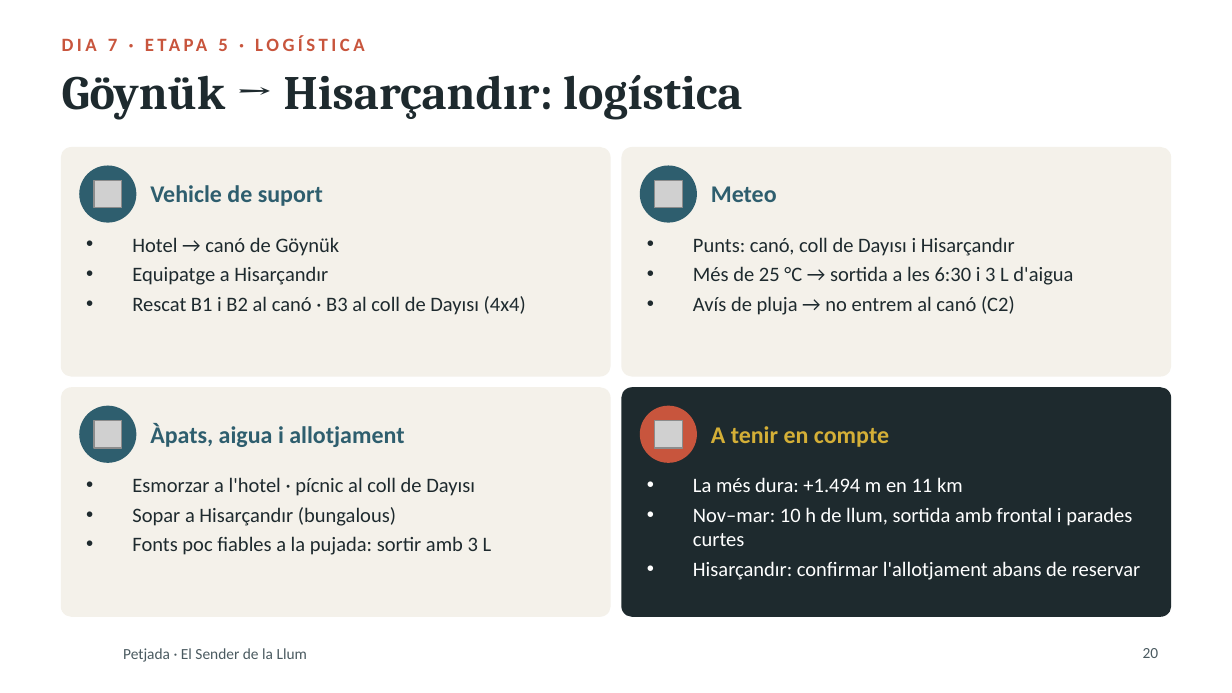
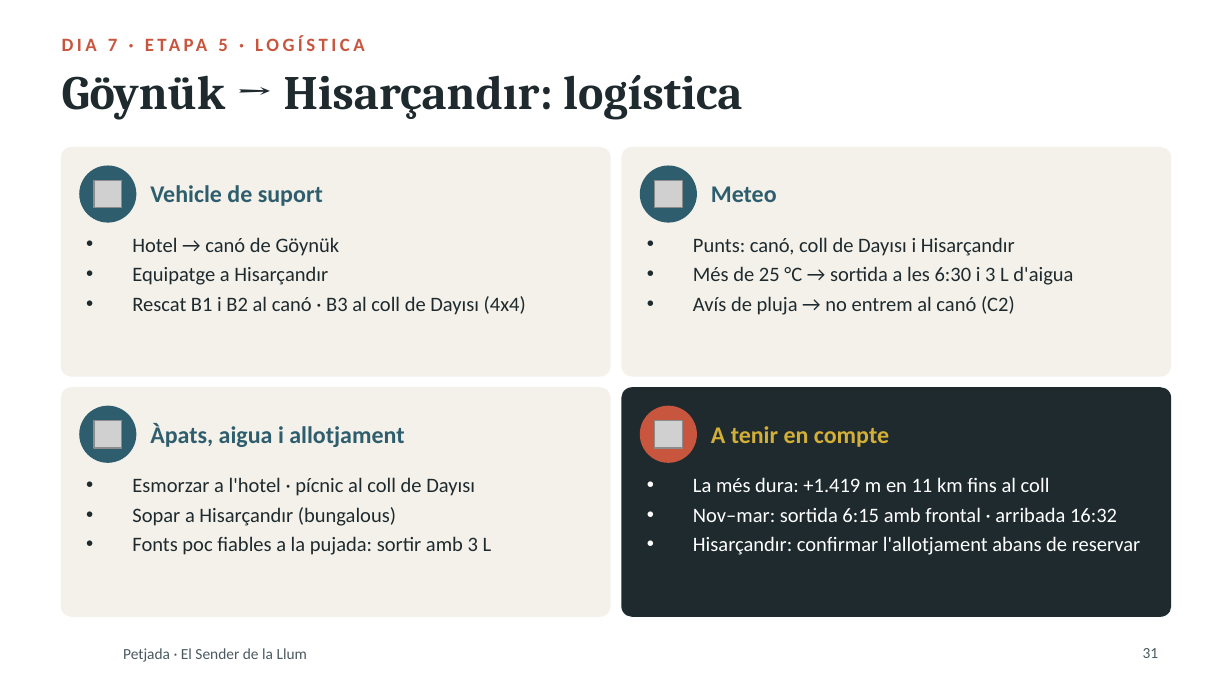
Before and after one commit to stosalca/sender-de-la-llum, a slide deck: slide 31 of Presentacio_2_Petjada.pptx (slide 20 before the commit). Drawn at 1232x693 pixels with LibreOffice and Linux fonts; fonts in the diff are those of the drawing; grey boxes stand for pictures; background and template pictures are left out. Boxes give left, top, right and bottom in pixels: in the first picture for what was removed or moved away, otherwise in the second. Text is boxed around its words. In the diff, an @@ line names an element or a change of style, - is before the commit and + after.

```diff
--- a/Presentacio_2_Petjada.pptx
+++ b/Presentacio_2_Petjada.pptx
@@ text at bbox=[693, 477, 1117, 522]: text changed @@
-• La més dura: +1.494 m en 11 km
-• Nov–mar: 10 h de llum, sortida amb frontal i parades curtes
+• La més dura: +1.419 m en 11 km fins al coll
+• Nov–mar: sortida 6:15 amb frontal · arribada 16:32
@@ page number at bbox=[1143, 648, 1159, 658]: text changed @@
-20
+31
```
Also in this commit, not shown: 17 other slides changed, 14 slides added, 41 other files.
